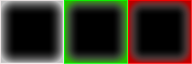
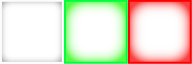
Layered file, before and after one edit (192px x 64px). Changes by layer:
renamed "シェイプ 1" to "tile1", moved it above "tile2" over [0, 0, 64, 64]
moved "tile2" above "tile3" over [63, 0, 128, 64]
hid "背景" over [0, 0, 191, 64]
